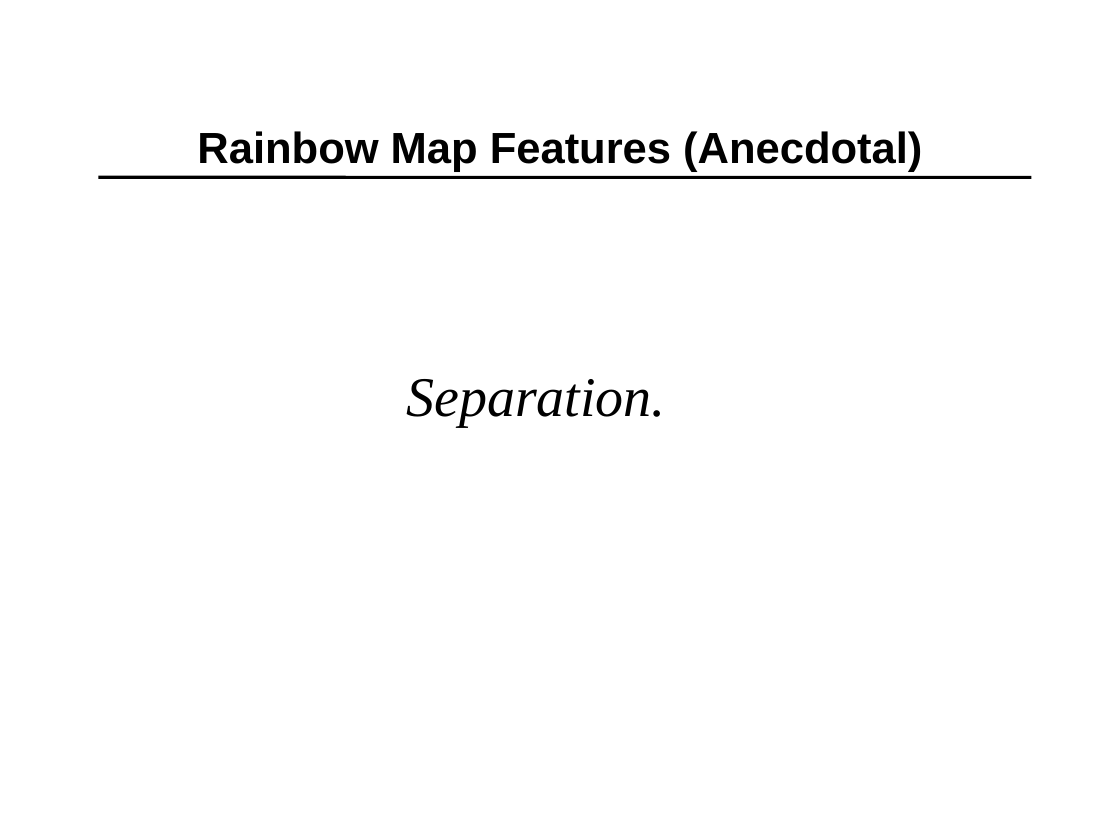
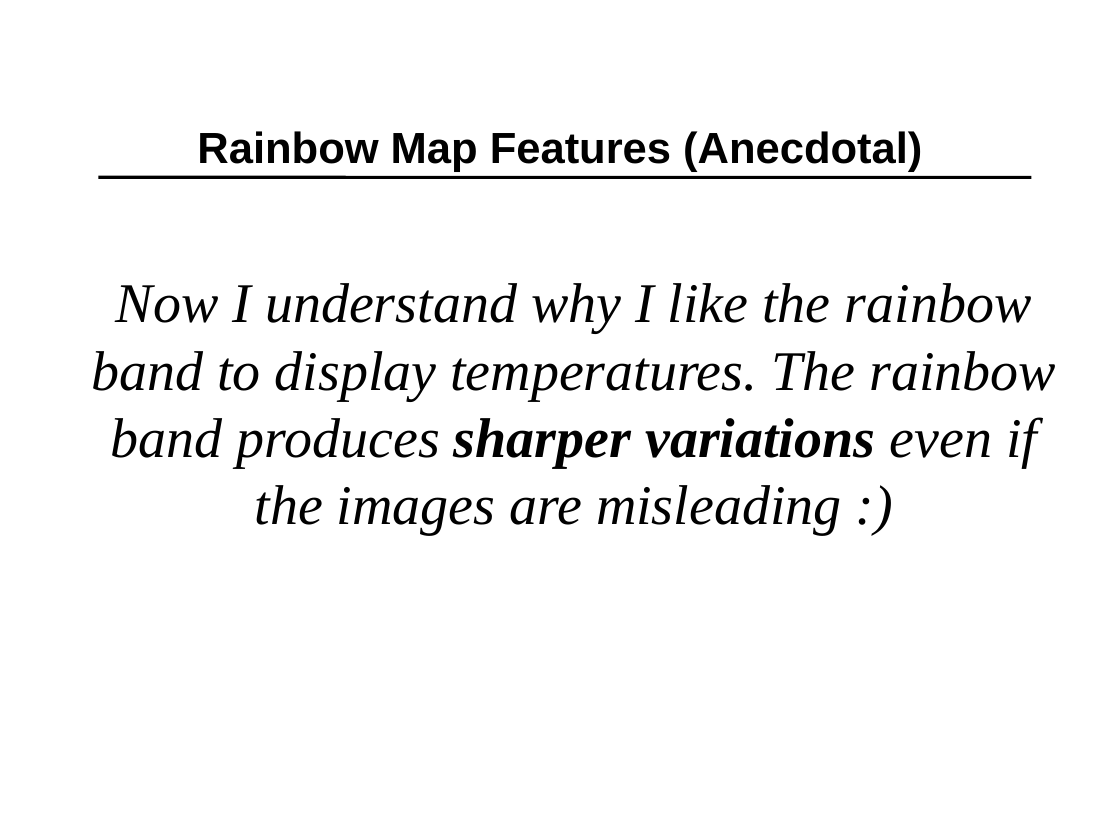
Before and after one commit to kmorel-papers/ColorMaps, a slide deck: slide 12 of ColorMaps.pptx. Drawn at 1120x840 pixels with LibreOffice and Linux fonts; fonts in the diff are those of the drawing; background and template pictures are left out. Boxes give left, top, right and bottom in pixels: in the first picture for what was removed or moved away, otherwise in the second. Text is boxed around its words. In the diff, an @@ line names an element or a change of style, - is before the commit and + after.

```diff
--- a/ColorMaps.pptx
+++ b/ColorMaps.pptx
@@ text added at <box>91,283,1057,535</box>, 36 pt, text #000000, italic @@
+Now I understand why I like the rainbow band to display temperatures. The rainbow band produces sharper variations even if the images are misleading :)
@@ text removed at <box>406,379,666,426</box> @@
-Separation.
```
Also in this commit, not shown: 1 other slide changed, 3 slides added, 1 slide removed.
